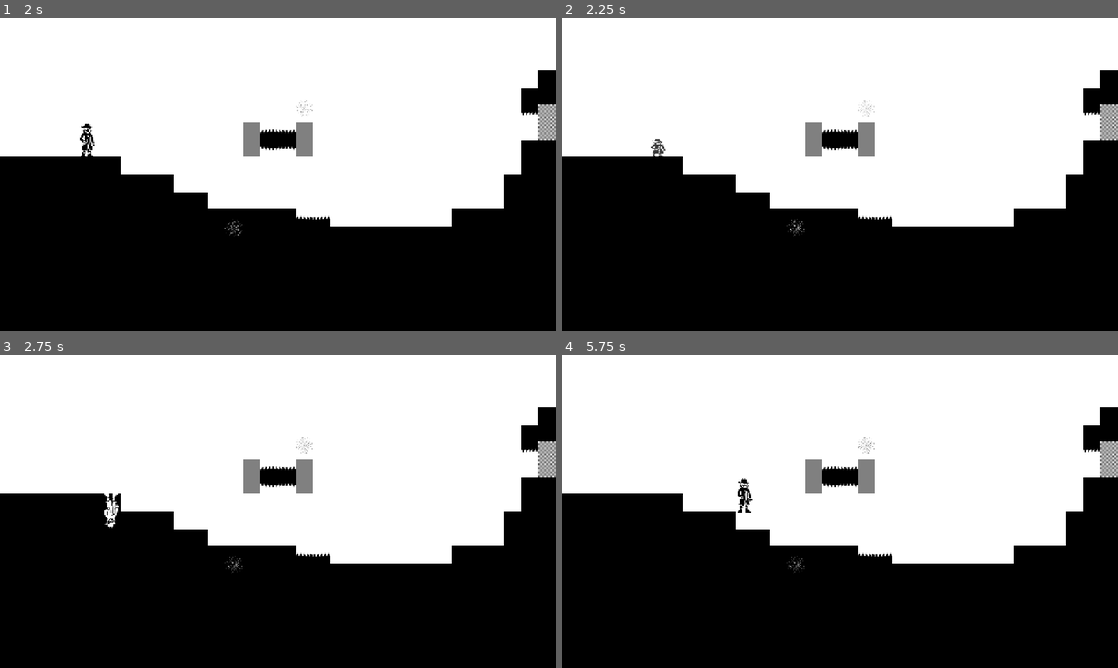
Above: before the commit, frames 1-4 (two rows, left to right).
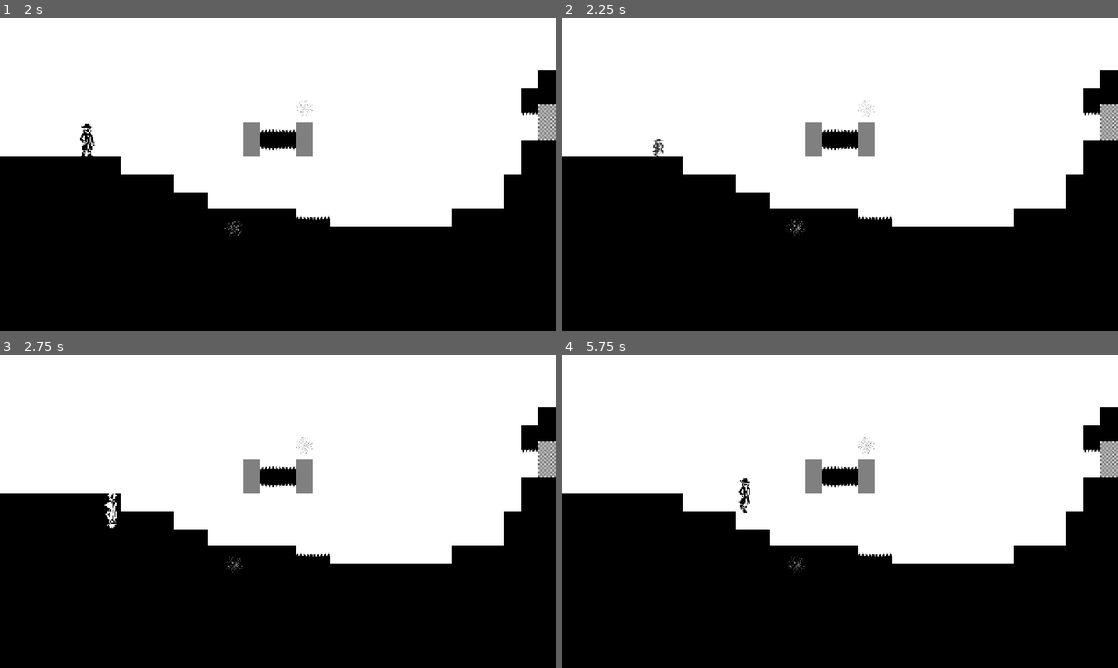
Above: after the commit, the same moments.

Repository: KIT-GameJam/FlipFlop
Game: Godot game, scene res://core/gamemanager.tscn
Same seed, same stepped clock (60 frames per second), same inputs: the game is played once before the commit and once after it.
Inputs (mouse positions are in pixels of both pictures, inside the frame that each line leads up to):
- Up to frame 1 (2 s): click "Start" at 0.5 s; click "Continue" at 1.25 s
- Up to frame 2 (2.25 s): tap Enter at 2 s; move the mouse to (867, 174) at 2.02 s; hold D (move_right) from 2.03 s (still down); tap E (flip) at 2.1 s
- Up to frame 3 (2.75 s): keep holding D (move_right); tap W (jump) at 2.27 s
- Up to frame 4 (5.75 s): move the mouse to (812, 511) at 2.77 s; tap E (flip) every 0.75 s from 2.85 to 5.1 s; tap W (jump) at 3.02, 4.52, 5.27 s; move the mouse to (851, 505) at 3.52 s; release D (move_right) at 3.53 s; hold A (move_left) 3.53-4.28 s; move the mouse to (834, 517) at 4.27 s; hold D (move_right) from 4.28 s (still down); move the mouse to (878, 514) at 5.02 s

Frame 1 is identical in both runs. In frame 2, less than 0.1% of the frame differs, in the area x 16-19%, y 38-45%; in frame 3, 0.1%; in frame 4, 0.2%, in the area x 31-35%, y 39-51%.

Commit message:
add player waling animation

Diff:
--- a/entities/Player.tscn
+++ b/entities/Player.tscn
@@ -1,7 +1,7 @@
 [gd_scene format=3 uid="uid://b8s6rlqtpnbdn"]
 
 [ext_resource type="Script" uid="uid://b54suilbngo83" path="res://entities/player.gd" id="1_eh0f6"]
-[ext_resource type="Texture2D" uid="uid://b4rsbwgm2lafu" path="res://assets/entities/Player.png" id="2_ojs4q"]
+[ext_resource type="Texture2D" uid="uid://dlx1diwsab5id" path="res://assets/entities/player/Player-Sheet.png" id="2_ojs4q"]
 
 [sub_resource type="CapsuleShape2D" id="CapsuleShape2D_ojs4q"]
 height = 80.0
@@ -9,6 +9,40 @@
 [sub_resource type="CapsuleShape2D" id="CapsuleShape2D_eh0f6"]
 radius = 15.0
 height = 70.0
+
+[sub_resource type="AtlasTexture" id="AtlasTexture_lw5ub"]
+atlas = ExtResource("2_ojs4q")
+region = Rect2(0, 0, 40, 80)
+
+[sub_resource type="AtlasTexture" id="AtlasTexture_ks8m5"]
+atlas = ExtResource("2_ojs4q")
+region = Rect2(40, 0, 40, 80)
+
+[sub_resource type="AtlasTexture" id="AtlasTexture_l1ths"]
+atlas = ExtResource("2_ojs4q")
+region = Rect2(80, 0, 40, 80)
+
+[sub_resource type="SpriteFrames" id="SpriteFrames_a1f57"]
+animations = [{
+"frames": [{
+"duration": 1.0,
+"texture": SubResource("AtlasTexture_lw5ub")
+}],
+"loop": true,
+"name": &"idle",
+"speed": 5.0
+}, {
+"frames": [{
+"duration": 1.0,
+"texture": SubResource("AtlasTexture_ks8m5")
+}, {
+"duration": 1.0,
+"texture": SubResource("AtlasTexture_l1ths")
+}],
+"loop": true,
+"name": &"walking",
+"speed": 5.0
+}]
 
 [sub_resource type="Animation" id="Animation_ojs4q"]
 length = 0.001
@@ -232,9 +266,11 @@
 position = Vector2(0, -35)
 shape = SubResource("CapsuleShape2D_eh0f6")
 
-[node name="Sprite2D" type="Sprite2D" parent="." unique_id=369539852]
+[node name="Sprite2D" type="AnimatedSprite2D" parent="." unique_id=1161652188]
 position = Vector2(0, -40)
-texture = ExtResource("2_ojs4q")
+sprite_frames = SubResource("SpriteFrames_a1f57")
+animation = &"idle"
+autoplay = "idle"
 
 [node name="AnimationPlayer" type="AnimationPlayer" parent="." unique_id=2001544709]
 libraries/ = SubResource("AnimationLibrary_l1ths")
--- a/entities/player.gd
+++ b/entities/player.gd
@@ -2,12 +2,12 @@
 extends CharacterBody2D
 
 @onready var hit_box: CollisionShape2D = $HitBox/CollisionShape2D
-@onready var sprite: Sprite2D = $Sprite2D
+@onready var sprite: AnimatedSprite2D = $Sprite2D
 @onready var animation_player: AnimationPlayer = $AnimationPlayer
 @onready var collision_shape: CollisionShape2D = $CollisionShape2D
 @onready var flipped: bool = false
 @onready var in_flipping_animation: bool = false
-
+var last_direction: float = 0
 const SPEED: float = 300.0
 const JUMP_VELOCITY: float = -300.0
 const COYOTE_TIME: float = 0.1
@@ -80,17 +80,34 @@
 		var direction := Input.get_axis("move_left", "move_right")
 		if direction:
 			velocity.x = direction * SPEED
-			if direction < 0:
-				sprite.scale.x = -1
-			elif direction > 0:
-				sprite.scale.x = 1
+			_update_walking_animation(direction)
 		else:
 			velocity.x = move_toward(velocity.x, 0, SPEED)
+			_stop_walking()
+
+		last_direction = direction
 	else:
 		velocity.x = 0
 
 	move_and_slide()
 
+func _update_walking_animation(direction: float) -> void:
+	if direction > 0:
+		_walk_right()
+	else:
+		_walk_left()
+	if sprite.animation != "walking":
+		sprite.play("walking")
+
+func _stop_walking() -> void:
+	if sprite.animation != "idle":
+		sprite.play("idle")
+
+func _walk_left() -> void:
+	sprite.scale.x = -1
+
+func _walk_right() -> void:
+	sprite.scale.x = 1
 
 func _on_animation_player_animation_finished(anim_name: StringName) -> void:
 	in_flipping_animation = false
Binary file added: assets/entities/player/Player-Sheet.png
Not shown, added: assets/entities/player/Player-Sheet.png.import
Binary file added: assets/entities/player/Player.aseprite
Renamed: assets/entities/Player.png -> assets/entities/player/Player.png
Not shown, changed: assets/entities/player/Player.png.import
